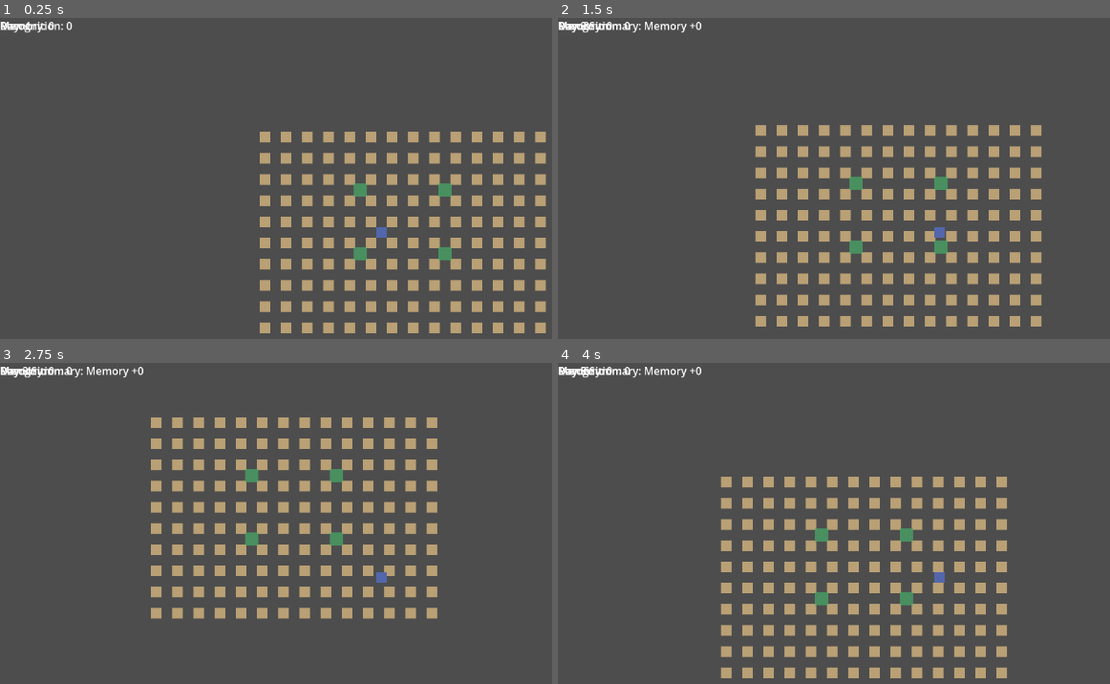
Above: before the commit, frames 1-4 (two rows, left to right).
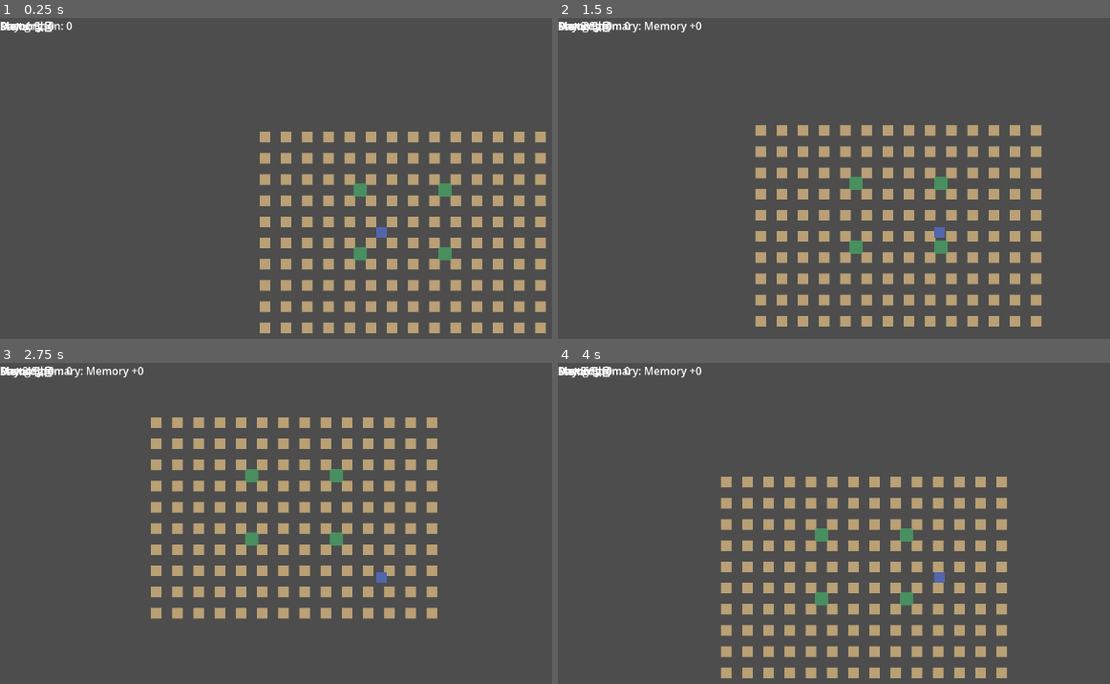
Above: after the commit, the same moments.

Repository: luchete-library/luchete
Game: Godot game, scene res://scenes/Main.tscn
Two runs of this game, one before a commit and one after it. Both use one fixed random seed, a clock stepped at 60 frames per second and the inputs below.
Inputs:
- Up to frame 1 (0.25 s): no input
- Up to frame 2 (1.5 s): tap Enter at 0.5 s; hold D 0.53-1.28 s; tap N at 0.6, 1.35 s; hold S from 1.28 s (still down)
- Up to frame 3 (2.75 s): release S at 2.03 s; hold D from 2.03 s (still down); tap N at 2.1 s
- Up to frame 4 (4 s): release D at 2.78 s; hold W 2.78-3.53 s; tap N at 2.85, 3.6 s; hold A from 3.53 s (still down)

The runs differ from the first frame. In frame 1, less than 0.1% of the frame differs, in the area x 0-10%, y 0-5%; in frame 2, less than 0.1%; in frame 3, less than 0.1%; in frame 4, less than 0.1%.

Commit message:
Feat: Add Yato Stella placeholder
Create a reusable Yato Stella scene and script with a simple placeholder body and name label.

Spawn Yato at a fixed library position when the Stella unlock condition is met.

Diff:
--- a/scenes/Main.tscn
+++ b/scenes/Main.tscn
@@ -29,13 +29,20 @@
 margin_left = 16
 margin_top = 64
 
+[node name="StellaUI" type="CanvasLayer" parent="."]
+
+[node name="StellaLabel" type="Label" parent="StellaUI"]
+text = "Stella: 없음"
+margin_left = 16
+margin_top = 88
+
 [node name="SummaryUI" type="CanvasLayer" parent="."]
 
 [node name="SummaryLabel" type="Label" parent="SummaryUI"]
 visible = false
 text = "Day 1 Summary: Memory +0"
 margin_left = 16
-margin_top = 88
+margin_top = 112
 
 [node name="SummaryTimer" type="Timer" parent="."]
 wait_time = 2.0
--- /dev/null
+++ b/scenes/stella/Yato.tscn
@@ -0,0 +1,23 @@
+[gd_scene load_steps=3 format=3.4]
+
+[ext_resource path="res://scripts/stella/Yato.gd" type="Script" id=1]
+
+[sub_resource type="RectangleShape2D" id=1]
+size = Vector2(18, 24)
+
+[node name="Yato" type="CharacterBody2D"]
+script = ExtResource( 1 )
+
+[node name="Sprite2D" type="Sprite2D" parent="."]
+texture = null
+
+[node name="NameLabel" type="Label" parent="."]
+text = "야토"
+position = Vector2(-24, -42)
+size = Vector2(48, 16)
+theme_override_font_sizes/font_size = 11
+horizontal_alignment = 1
+vertical_alignment = 1
+
+[node name="CollisionShape2D" type="CollisionShape2D" parent="."]
+shape = SubResource( 1 )
--- a/scripts/Main.gd
+++ b/scripts/Main.gd
@@ -7,22 +7,31 @@
 const DAY_MANAGER = preload("res://scripts/systems/DayManager.gd")
 const RECOGNITION_MANAGER = preload("res://scripts/systems/RecognitionManager.gd")
 const STELLA_MANAGER = preload("res://scripts/systems/StellaManager.gd")
+const STELLA_SCENES = {
+    "yato": preload("res://scenes/stella/Yato.tscn")
+}
+const STELLA_SPAWN_POSITIONS = {
+    "yato": Vector2(288, 192)
+}
 
 @onready var player_start = $PlayerStart
 @onready var memory_label = $MemoryUI/MemoryLabel
 @onready var recognition_label = $RecognitionUI/RecognitionLabel
 @onready var day_label = $DayUI/DayLabel
+@onready var stella_label = $StellaUI/StellaLabel
 @onready var summary_label = $SummaryUI/SummaryLabel
 @onready var summary_timer = $SummaryTimer
 
-var day_manager = null
-var memory_manager = null
-var recognition_manager = null
-var stella_manager = null
-var visitor_manager = null
+var day_manager: Node = null
+var memory_manager: Node = null
+var recognition_manager: Node = null
+var stella_manager: Node = null
+var visitor_manager: Node = null
+var library_room: Node = null
+var spawned_stellas := {}
 
 func _ready() -> void:
-    var library_room = LIBRARY_SCENE.instantiate()
+    library_room = LIBRARY_SCENE.instantiate()
     add_child(library_room)
 
     var player = PLAYER_SCENE.instantiate()
@@ -41,6 +50,7 @@
     stella_manager = STELLA_MANAGER.new()
     add_child(stella_manager)
     stella_manager.connect("stella_unlocked", Callable(self, "_on_stella_unlocked"))
+    _update_stella_label()
     _on_recognition_changed(recognition_manager.get_total_recognition())
 
     day_manager = DAY_MANAGER.new()
@@ -70,6 +80,9 @@
 func _on_day_changed(current_day: int) -> void:
     day_label.text = "Day: %d" % current_day
 
+func _update_stella_label() -> void:
+    stella_label.text = "Stella: %s" % stella_manager.get_unlocked_stella_display_name()
+
 func _on_day_ending(current_day: int) -> void:
     var daily_memory = memory_manager.get_daily_memory()
     print("Day %d Summary: Memory gained today: %d" % [current_day, daily_memory])
@@ -82,7 +95,19 @@
 func _on_summary_timer_timeout() -> void:
     summary_label.visible = false
 
-func _on_stella_unlocked(stella_name: String) -> void:
+func _on_stella_unlocked(stella_id: String, stella_name: String) -> void:
+    _spawn_stella(stella_id)
+    _update_stella_label()
     summary_label.text = "%s가 루체테에 도착했습니다" % stella_name
     summary_label.visible = true
     summary_timer.start()
+
+func _spawn_stella(stella_id: String) -> void:
+    if spawned_stellas.has(stella_id):
+        return
+    if not STELLA_SCENES.has(stella_id):
+        return
+    var stella = STELLA_SCENES[stella_id].instantiate()
+    stella.position = STELLA_SPAWN_POSITIONS.get(stella_id, Vector2.ZERO)
+    library_room.add_child(stella)
+    spawned_stellas[stella_id] = stella
--- /dev/null
+++ b/scripts/stella/Yato.gd
@@ -0,0 +1,20 @@
+extends CharacterBody2D
+class_name Yato
+
+const BODY_SIZE = Vector2(18, 24)
+const BODY_COLOR = Color8(116, 148, 214, 255)
+const BODY_HIGHLIGHT_COLOR = Color8(145, 174, 232, 255)
+
+@onready var sprite = $Sprite2D
+@onready var name_label = $NameLabel
+
+func _ready() -> void:
+    sprite.texture = _build_placeholder_texture()
+    name_label.text = "야토"
+
+func _build_placeholder_texture() -> Texture2D:
+    var image = Image.create(int(BODY_SIZE.x), int(BODY_SIZE.y), false, Image.FORMAT_RGBA8)
+    image.fill(BODY_COLOR)
+    for x in int(BODY_SIZE.x):
+        image.set_pixel(x, 0, BODY_HIGHLIGHT_COLOR)
+    return ImageTexture.create_from_image(image)
--- a/scripts/systems/StellaManager.gd
+++ b/scripts/systems/StellaManager.gd
@@ -1,7 +1,7 @@
 extends Node
 class_name StellaManager
 
-signal stella_unlocked(stella_name: String)
+signal stella_unlocked(stella_id: String, stella_name: String)
 
 const STELLA_YATO = {
     "id": "yato",
@@ -14,6 +14,11 @@
 func _init() -> void:
     unlocked_stellas[STELLA_YATO["id"]] = false
 
+func get_unlocked_stella_display_name() -> String:
+    if unlocked_stellas.get(STELLA_YATO["id"], false):
+        return STELLA_YATO["name"]
+    return "없음"
+
 func update_recognition(total_recognition: int) -> void:
     if unlocked_stellas.get(STELLA_YATO["id"], false):
         return
@@ -21,4 +26,4 @@
         return
     unlocked_stellas[STELLA_YATO["id"]] = true
     print("Stella unlocked: %s" % STELLA_YATO["name"])
-    emit_signal("stella_unlocked", STELLA_YATO["name"])
+    emit_signal("stella_unlocked", STELLA_YATO["id"], STELLA_YATO["name"])
